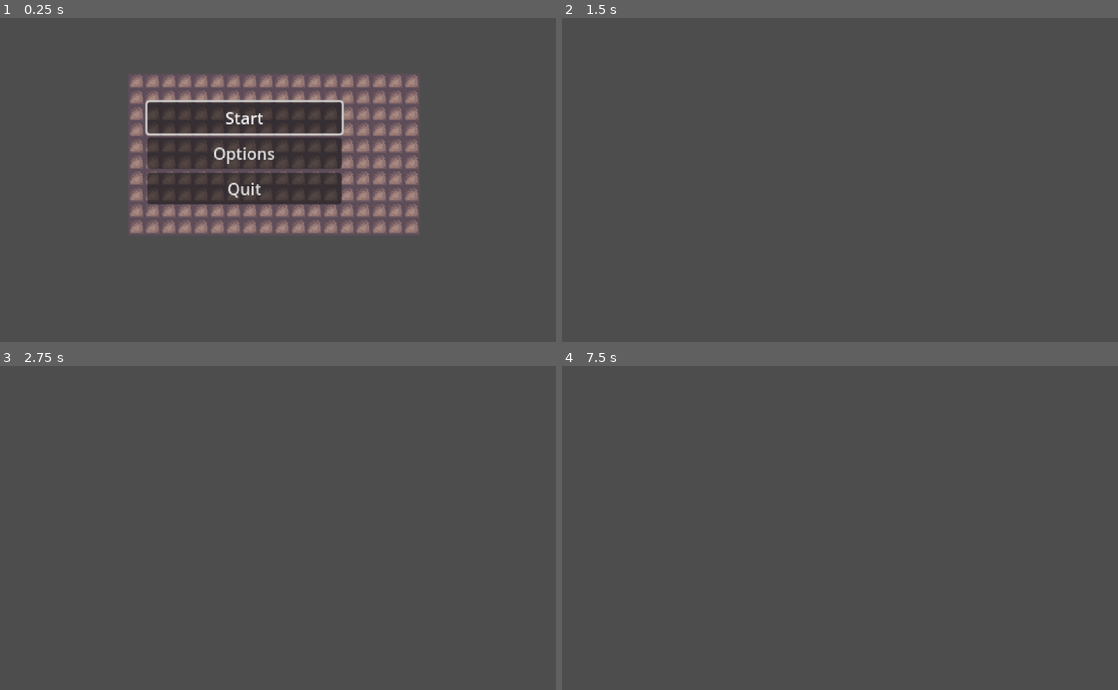
Above: before the commit, frames 1-4 (two rows, left to right).
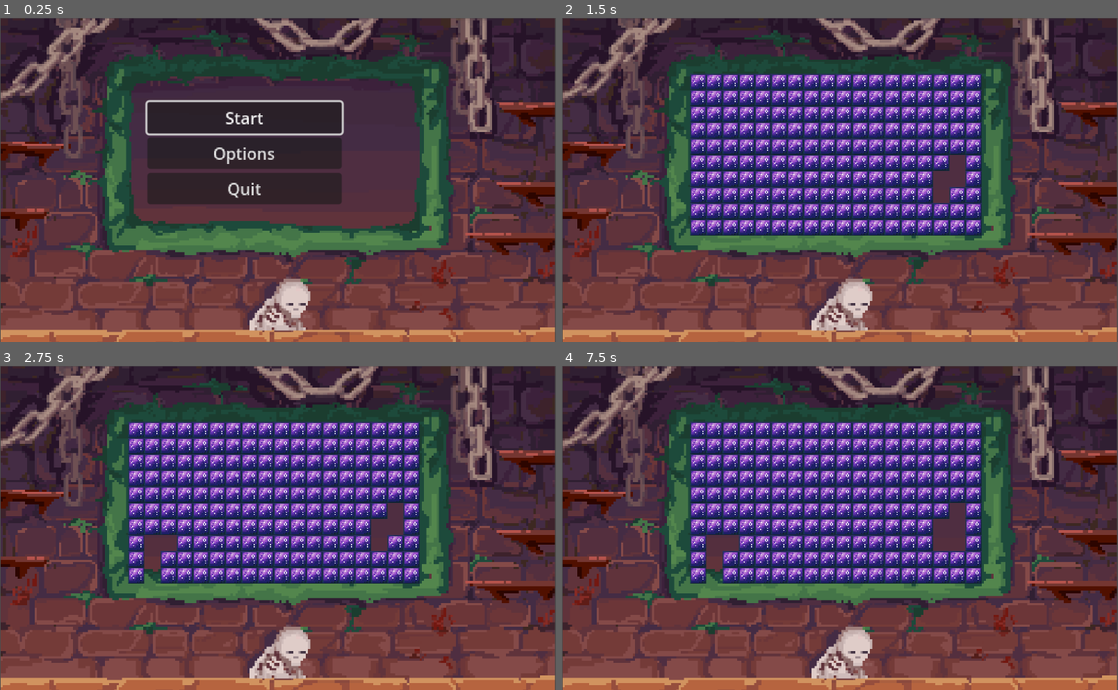
Above: after the commit, the same moments.

Repository: Coffin-Likker/tetrarcana
Game: Godot game, scene res://scenes/main.tscn
Same seed, same stepped clock (60 frames per second), same inputs: the game is played once before the commit and once after it.
Inputs (mouse positions are in pixels of both pictures, inside the frame that each line leads up to):
- Up to frame 1 (0.25 s): no input
- Up to frame 2 (1.5 s): click "Start" at 0.5 s; tap Enter at 1.25 s; move the mouse to (962, 163) at 1.27 s; tap E (rotate_clockwise) at 1.35 s; click (962, 163) at 1.42 s
- Up to frame 3 (2.75 s): tap Space at 2 s; move the mouse to (166, 544) at 2.02 s; tap Q (rotate_counterclockwise) at 2.1 s; click (166, 544) at 2.17 s
- Up to frame 4 (7.5 s): tap Enter at 2.75, 4.25 s; move the mouse to (895, 456) at 2.77 s; tap E (rotate_clockwise) every 1.5 s from 2.85 to 7.35 s; click (895, 456) at 2.92 s; tap Space at 3.5, 5 s; move the mouse to (812, 592) at 3.52 s; tap Q (rotate_counterclockwise) at 3.6, 5.1, 6.6 s; click (812, 592) at 3.67 s; move the mouse to (1006, 576) at 4.27 s; click (1006, 576) at 4.42 s; move the mouse to (673, 479) at 5.02 s; click (673, 479) at 5.17 s; move the mouse to (867, 528) at 5.77 s; click (867, 528) at 5.92 s; move the mouse to (756, 447) at 6.52 s; click (756, 447) at 6.67 s; move the mouse to (962, 511) at 7.27 s; click (962, 511) at 7.42 s

The runs differ from the first frame. In frame 1, 91% of the frame differs, in the area x 0-100%, y 0-100%; in frame 2, 98%; in frame 3, 98%; in frame 4, 98%.

Commit message:
changing source ID

Diff:
--- a/scenes/game_manager.tscn
+++ b/scenes/game_manager.tscn
@@ -15,7 +15,7 @@
 
 [sub_resource type="TileSet" id="TileSet_2umof"]
 uv_clipping = true
-sources/1 = SubResource("TileSetAtlasSource_iow1l")
+sources/0 = SubResource("TileSetAtlasSource_iow1l")
 
 [sub_resource type="GDScript" id="GDScript_bavcw"]
 script/source = "extends TileMap
--- a/scenes/main.tscn
+++ b/scenes/main.tscn
@@ -76,7 +76,7 @@
 
 [node name="BoardMockup" type="Sprite2D" parent="."]
 z_index = -1
-position = Vector2(1032, 359)
+position = Vector2(2, 2)
 scale = Vector2(0.73, 0.73)
 texture = ExtResource("5_4b1q4")
 centered = false
